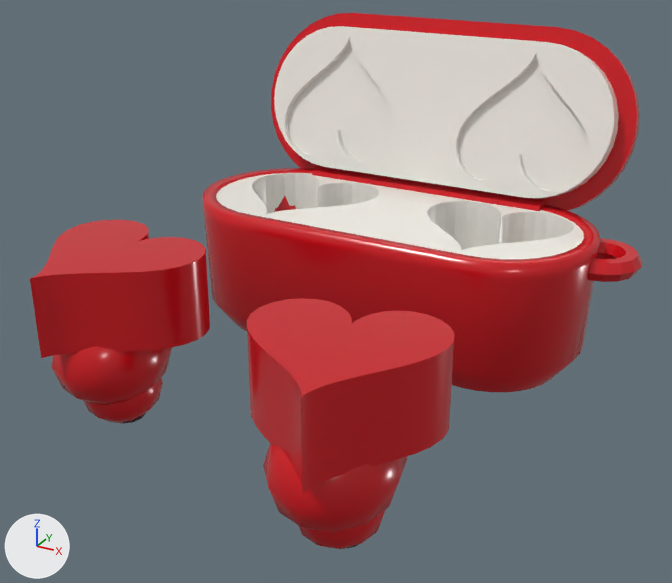
What one commit did to the glTF model public/items/heart-earbuds-unlit/HeartEarbudsUnlit.glb.
The view is the same before and after, from a 50 mm lens placed at (0.0523, -0.1004, 0.0633), pointed at (-0.0006, -0.0042, 0.0152). Lighting does not change. The marker at lower left points along +X, +Y and +Z. The first picture is the older version. Vertices at exactly the same position are counted once.

Names of what the first picture shows: 'Red capsule case'.
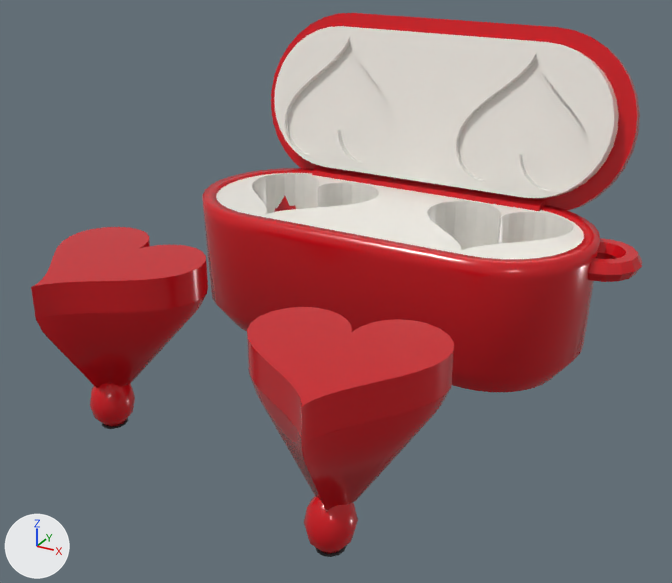
Boxes (x1, y1, x2, y2) around the edits, measured in the pictures (672 x 583 px; the box of a moved part takes in the faces that stretch with it):
'Red capsule case', reshaped
    before: (30, 13, 642, 549)
    after: (31, 13, 642, 557)
part 1 of me_red_capsule_case, moved or reshaped
    before: (30, 220, 210, 358)
    after: (31, 227, 208, 319)
part 2 of me_red_capsule_case, moved or reshaped
    before: (247, 298, 454, 494)
    after: (247, 307, 454, 446)
part 3 of me_red_capsule_case, rebuilt
    before: (51, 346, 172, 405)
    after: (36, 293, 207, 388)
part 4 of me_red_capsule_case, rebuilt
    before: (263, 443, 407, 532)
    after: (250, 376, 451, 512)
part 5 of me_red_capsule_case, added
    after: (90, 383, 135, 429)
part 6 of me_red_capsule_case, added
    after: (304, 496, 358, 557)
part 7 of me_red_capsule_case, cut back
    before: (84, 377, 385, 549)

The change, as a list of edits to the scene's bpy script:
```text
Change me_red_capsule_case:
    used by ob_red_capsule_case; location = (0.0, 0.0, 0.0)
    remove me_red_capsule_case.from_pydata(...)  # 3230 vertices, 6392 faces; spans x -0.0327..0.0327, y -0.0411..0.0404, z 0.0..0.0444
    add me_red_capsule_case.from_pydata(...)  # 3394 vertices, 6628 faces; spans x -0.0327..0.0327, y -0.0411..0.0404, z 0.0..0.0444
    me_red_capsule_case part 1: the loose piece of 416 vertices spanning x -0.0313..-0.0106, y -0.0331..-0.0125, z 0.013..0.023 is scaled about its middle by (1, 1, 0.399), then moved by (0.0, 0.0, 0.002)
    me_red_capsule_case part 2: the loose piece of 416 vertices spanning x 0.003..0.0237, y -0.0411..-0.0205, z 0.013..0.023 is scaled about its middle by (1, 1, 0.399), then moved by (0.0, 0.0, 0.002)
    me_red_capsule_case part 3: the loose piece of 62 vertices spanning x -0.0287..-0.0147, y -0.0313..-0.0153, z 0.0035..0.0165 is rebuilt with 144 vertices and now spans x -0.0313..-0.0106, y -0.0331..-0.0125, z 0.006..0.018
    me_red_capsule_case part 4: the loose piece of 62 vertices spanning x 0.0073..0.0213, y -0.0393..-0.0233, z 0.0035..0.0165 is rebuilt with 144 vertices and now spans x 0.003..0.0237, y -0.0411..-0.0204, z 0.006..0.018
    me_red_capsule_case part 5: a new loose piece of 123 vertices spanning x -0.0245..-0.019, y -0.0273..-0.0213, z 0.0..0.007
    me_red_capsule_case part 6: a new loose piece of 123 vertices spanning x 0.0116..0.017, y -0.0353..-0.0293, z 0.0..0.007
    me_red_capsule_case part 7: 255 vertices removed from x -0.0267..0.0193, y -0.0358..0.0322, z 0.0..0.0409; 9 vertices added at x -0.0178..0.0186, y 0.0058..0.0323, z 0.012..0.0409
```
